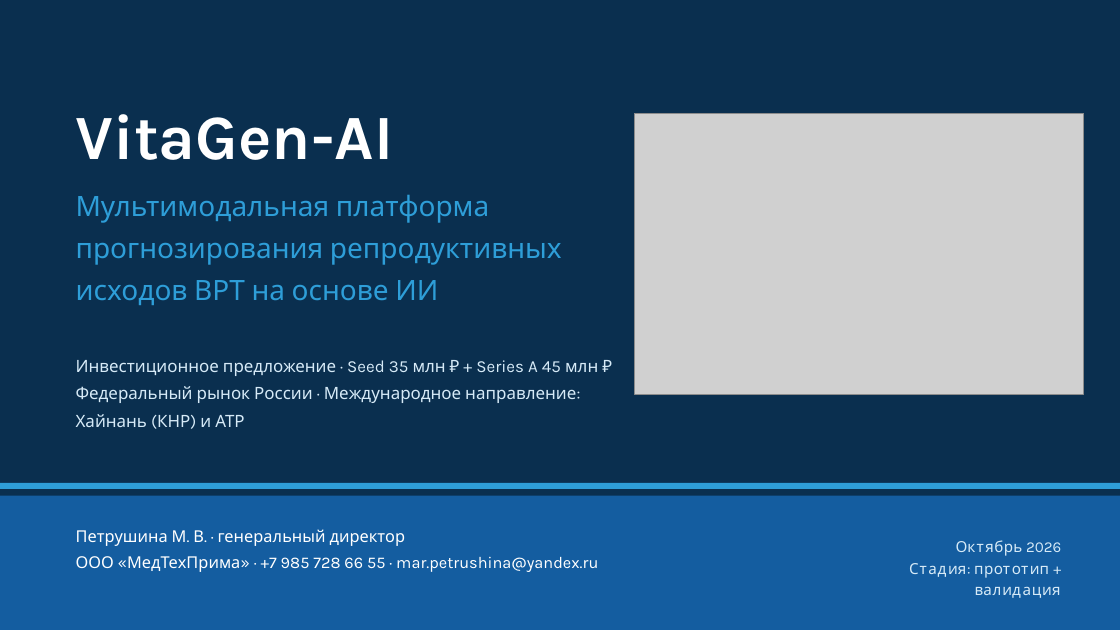
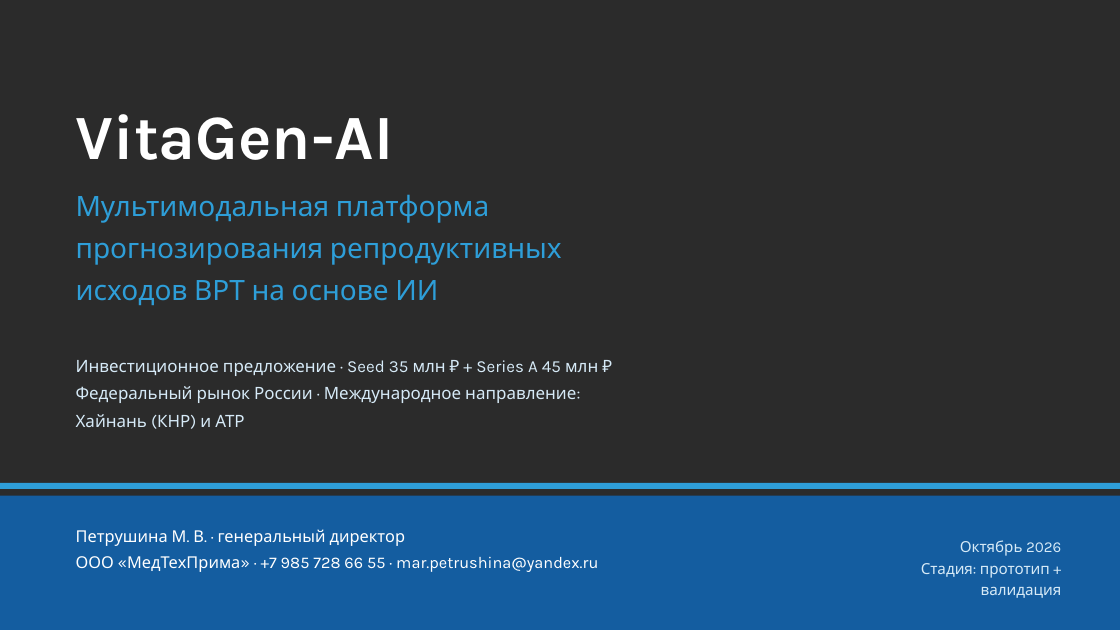
Before and after one commit to Mary-RND/vebinar-ii-analitik-landing, a slide deck: slide 1 of Business plan/Готовые документы/VitaGen_Инвестиционная_презентация.pptx. Drawn at 1120x630 pixels with LibreOffice and Linux fonts; fonts in the diff are those of the drawing; grey boxes stand for pictures; background and template pictures are left out; a plain dark background stands for a picture behind light text. Boxes give left, top, right and bottom in pixels: in the first picture for what was removed or moved away, otherwise in the second. Text is boxed around its words. In the diff, an @@ line names an element or a change of style, - is before the commit and + after.

```diff
--- a/Business plan/Готовые документы/VitaGen_Инвестиционная_презентация.pptx
+++ b/Business plan/Готовые документы/VitaGen_Инвестиционная_презентация.pptx
@@ background #FFFFFF to picture (left out) @@
@@ rectangle removed at [0,0,1120,630] @@
@@ picture removed at [634,113,1084,394] @@
```
Also in this commit, not shown: 11 other files.
